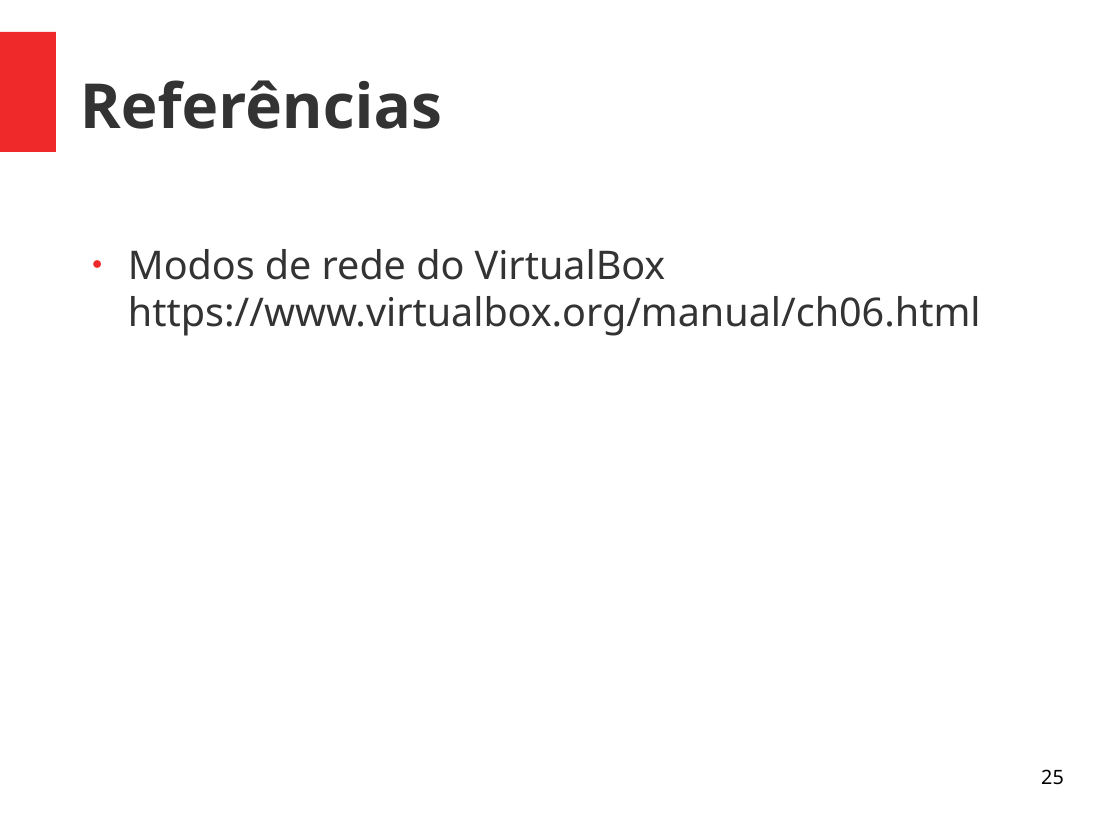
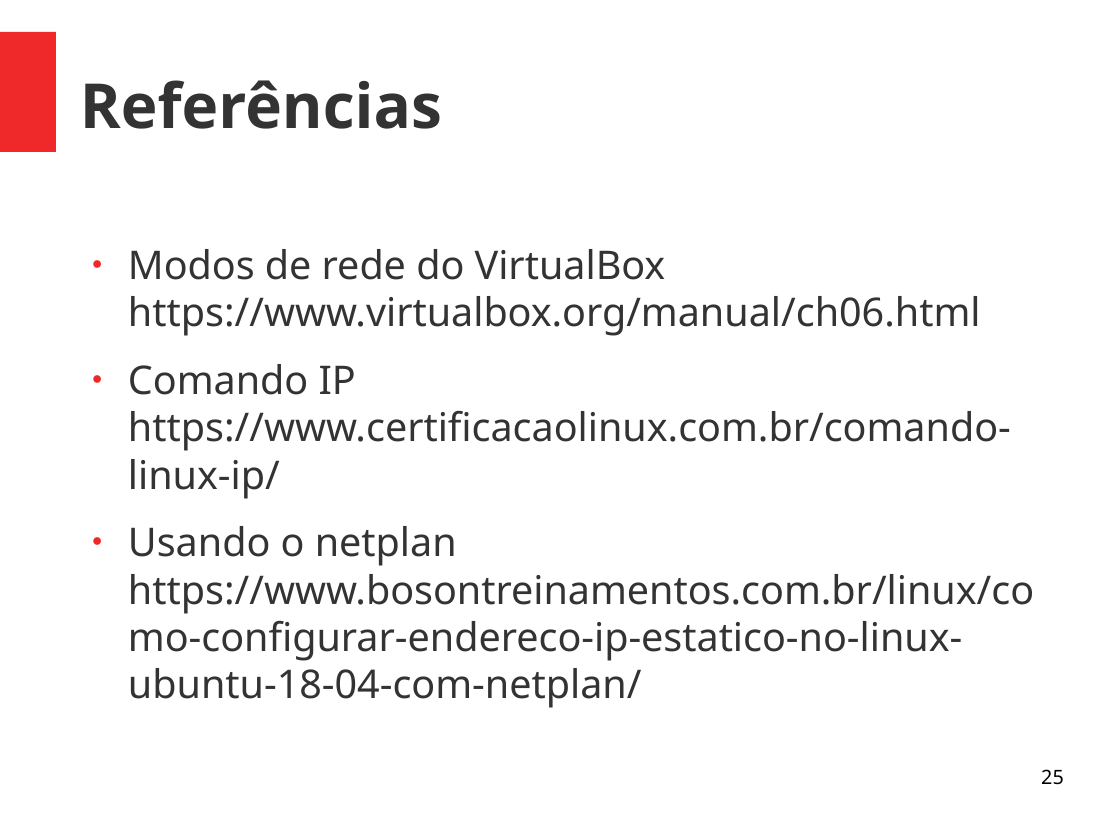
Before and after one commit to viniciusalveshax/aulas, a slide deck: slide 25 of adm-seg-redes/06-virtual-box-e-redes-linux/06-virtual-box-e-redes-linux.odp. Drawn at 1120x840 pixels with LibreOffice and Linux fonts; fonts in the diff are those of the drawing. Boxes give left, top, right and bottom in pixels: in the first picture for what was removed or moved away, otherwise in the second. Text is boxed around its words. In the diff, an @@ line names an element or a change of style, - is before the commit and + after.

Commit message:
Adicionando algumas referências que ficaram faltando

```diff
--- a/adm-seg-redes/06-virtual-box-e-redes-linux/06-virtual-box-e-redes-linux.odp
+++ b/adm-seg-redes/06-virtual-box-e-redes-linux/06-virtual-box-e-redes-linux.odp
@@ text at [128,364,1034,708]: paragraphs added @@
+● Comando IP https://www.certificacaolinux.com.br/comando-linux-ip/
+● Usando o netplan https://www.bosontreinamentos.com.br/linux/como-configurar-endereco-ip-estatico-no-linux-ubuntu-18-04-com-netplan/
```
Also in this commit, not shown: 1 other file.
